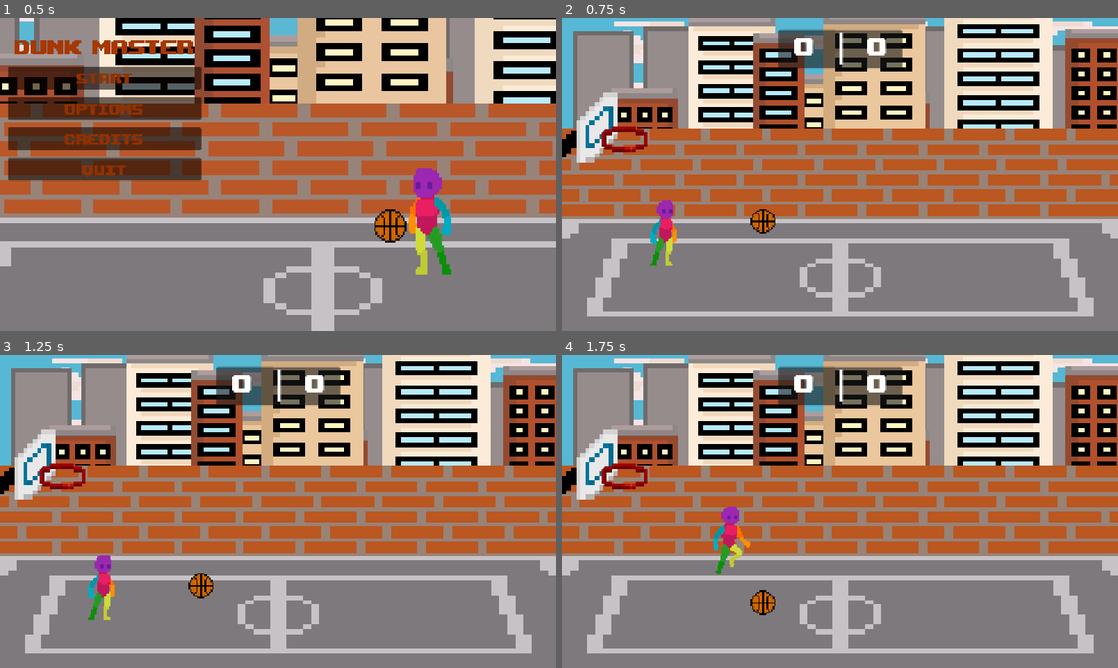
Above: before the commit, frames 1-4 (two rows, left to right).
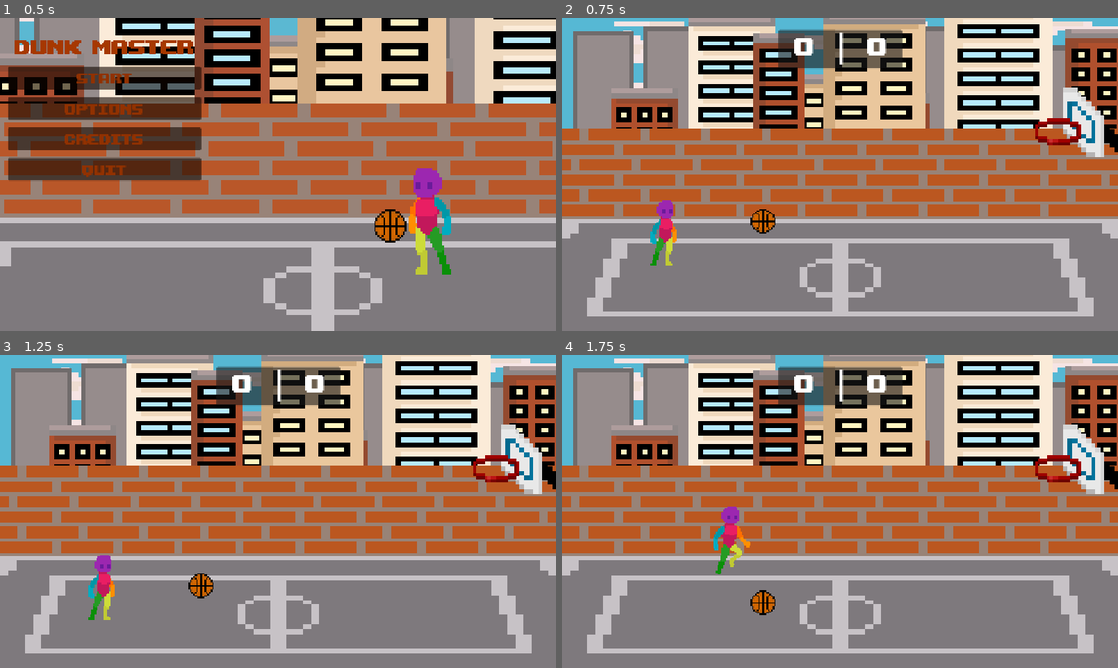
Above: after the commit, the same moments.

Repository: GAMES-FORGED-SENAC/DunkMaster
Game: Godot game, scene res://projeto-dunkmaster/menu.tscn
Same seed, same stepped clock (60 frames per second), same inputs: the game is played once before the commit and once after it.
Inputs:
- Up to frame 1 (0.5 s): no input
- Up to frame 2 (0.75 s): click "start" at 0.5 s
- Up to frame 3 (1.25 s): no input
- Up to frame 4 (1.75 s): tap Enter (ui_accept) at 1.25 s; hold D (direita_J1) from 1.28 s (still down); tap Q (joga) at 1.35 s; tap W (pula_J1) at 1.52 s

Frame 1 is identical in both runs. In frame 2, 3.2% of the frame differs, in the area x 0-100%, y 22-47%; in frame 3, 3.2%; in frame 4, 3.2%.

Commit message:
sistema de pause
sim

Diff:
--- a/projeto-dunkmaster/base_cesta.tscn
+++ b/projeto-dunkmaster/base_cesta.tscn
@@ -11,7 +11,8 @@
 [node name="Sprite2D" type="Sprite2D" parent="."]
 scale = Vector2(8, 8)
 texture = ExtResource("1_ch2ip")
+flip_h = true
 
 [node name="CollisionShape2D" type="CollisionShape2D" parent="."]
-position = Vector2(-6.66667, -8)
+position = Vector2(6.667, 8)
 shape = SubResource("RectangleShape2D_gtvee")
--- a/projeto-dunkmaster/cesta.tscn
+++ b/projeto-dunkmaster/cesta.tscn
@@ -19,6 +19,7 @@
 [node name="Sprite2D" type="Sprite2D" parent="."]
 scale = Vector2(5, 5)
 texture = ExtResource("1_8vklj")
+flip_h = true
 
 [node name="CollisionShape2D" type="CollisionShape2D" parent="."]
 position = Vector2(-37, 4)
--- a/projeto-dunkmaster/main.tscn
+++ b/projeto-dunkmaster/main.tscn
@@ -11,16 +11,16 @@
 [ext_resource type="FontFile" uid="uid://bejay4b5kdhbq" path="res://upheavtt.ttf" id="8_5vw27"]
 [ext_resource type="PackedScene" uid="uid://cvotf01nrp1wf" path="res://cesta.tscn" id="9_kek77"]
 [ext_resource type="PackedScene" uid="uid://baobfb2enrxh4" path="res://base_cesta.tscn" id="10_efxa6"]
-[ext_resource type="Script" uid="uid://dknujk07g8r4w" path="res://pause.gd" id="12_dg77c"]
+[ext_resource type="PackedScene" uid="uid://d4lb8ysoafqml" path="res://nao_sei.tscn" id="12_dg77c"]
 
 [sub_resource type="RectangleShape2D" id="RectangleShape2D_272bh"]
-size = Vector2(75, 720)
+size = Vector2(75, 1190)
 
 [sub_resource type="RectangleShape2D" id="RectangleShape2D_0xm2m"]
 size = Vector2(1152, 104)
 
 [sub_resource type="RectangleShape2D" id="RectangleShape2D_5vw27"]
-size = Vector2(1296, 101)
+size = Vector2(1296, 48)
 
 [node name="Node2D" type="Node2D"]
 script = ExtResource("1_4c57u")
@@ -29,11 +29,11 @@
 position = Vector2(0, 576)
 
 [node name="parede" type="CollisionShape2D" parent="paredes"]
-position = Vector2(-37.5, -288)
+position = Vector2(-37.5, -405)
 shape = SubResource("RectangleShape2D_272bh")
 
 [node name="parede2" type="CollisionShape2D" parent="paredes"]
-position = Vector2(1187, -288)
+position = Vector2(1187, -406)
 shape = SubResource("RectangleShape2D_272bh")
 
 [node name="ParallaxBackground" type="ParallaxBackground" parent="."]
@@ -98,7 +98,7 @@
 [node name="StaticBody2D" type="StaticBody2D" parent="."]
 
 [node name="CollisionShape2D" type="CollisionShape2D" parent="StaticBody2D"]
-position = Vector2(576, -122.5)
+position = Vector2(576, -448)
 shape = SubResource("RectangleShape2D_5vw27")
 
 [node name="Panel" type="Panel" parent="."]
@@ -141,41 +141,13 @@
 text = "|"
 
 [node name="StaticBody2D2" parent="." instance=ExtResource("10_efxa6")]
-position = Vector2(76, 231)
+position = Vector2(1076, 220)
 
 [node name="CharacterBody2D2" parent="." instance=ExtResource("7_272bh")]
 position = Vector2(416, 408)
 
+[node name="CanvasLayer" parent="." instance=ExtResource("12_dg77c")]
+visible = false
+
 [node name="cesta" parent="." instance=ExtResource("9_kek77")]
-position = Vector2(128, 248)
-
-[node name="CanvasLayer" type="CanvasLayer" parent="."]
-script = ExtResource("12_dg77c")
-
-[node name="Panel" type="Panel" parent="CanvasLayer"]
-offset_left = 320.0
-offset_top = 160.0
-offset_right = 832.0
-offset_bottom = 392.0
-
-[node name="Label" type="Label" parent="CanvasLayer/Panel"]
-layout_mode = 0
-offset_left = 8.0
-offset_top = 8.0
-offset_right = 503.0
-offset_bottom = 52.0
-theme_override_fonts/font = ExtResource("8_5vw27")
-theme_override_font_sizes/font_size = 48
-text = "Você pausou o jogo!"
-
-[node name="Button" type="Button" parent="CanvasLayer/Panel"]
-layout_mode = 0
-offset_left = 24.0
-offset_top = 152.0
-offset_right = 80.0
-offset_bottom = 200.0
-theme_override_fonts/font = ExtResource("8_5vw27")
-theme_override_font_sizes/font_size = 18
-text = "VOLTAR"
-
-[connection signal="pressed" from="CanvasLayer/Panel/Button" to="." method="_on_button_pressed"]
+position = Vector2(1028, 232)
--- a/projeto-dunkmaster/nao_sei.tscn
+++ b/projeto-dunkmaster/nao_sei.tscn
@@ -1,3 +1,43 @@
-[gd_scene format=3 uid="uid://d4lb8ysoafqml"]
+[gd_scene load_steps=3 format=3 uid="uid://d4lb8ysoafqml"]
 
-[node name="PAUSE" type="Node2D"]
+[ext_resource type="Script" uid="uid://dqs8uhsirh1xs" path="res://pause_menu.gd" id="1_wb2vt"]
+[ext_resource type="FontFile" uid="uid://bejay4b5kdhbq" path="res://upheavtt.ttf" id="2_3ni56"]
+
+[node name="CanvasLayer" type="CanvasLayer"]
+script = ExtResource("1_wb2vt")
+
+[node name="ColorRect" type="ColorRect" parent="."]
+modulate = Color(0, 0, 0, 0.380392)
+offset_right = 1152.0
+offset_bottom = 648.0
+
+[node name="Label" type="Label" parent="."]
+anchors_preset = 5
+anchor_left = 0.5
+anchor_right = 0.5
+offset_left = -334.0
+offset_top = 235.0
+offset_right = 335.0
+offset_bottom = 263.0
+grow_horizontal = 2
+theme_override_fonts/font = ExtResource("2_3ni56")
+theme_override_font_sizes/font_size = 30
+text = "O jogo esta pausado se você não percebeu"
+
+[node name="Button" type="Button" parent="."]
+offset_left = 376.0
+offset_top = 320.0
+offset_right = 508.0
+offset_bottom = 357.0
+theme_override_fonts/font = ExtResource("2_3ni56")
+theme_override_font_sizes/font_size = 32
+text = "  Menu  "
+
+[node name="Button2" type="Button" parent="."]
+offset_left = 640.0
+offset_top = 320.0
+offset_right = 762.0
+offset_bottom = 357.0
+theme_override_fonts/font = ExtResource("2_3ni56")
+theme_override_font_sizes/font_size = 32
+text = " Voltar "
--- /dev/null
+++ b/projeto-dunkmaster/pause_menu.gd
@@ -0,0 +1,20 @@
+extends CanvasLayer
+
+var esta_pausado = false
+@onready var painel_pause: CanvasLayer = $"."
+
+func _ready() -> void:
+	painel_pause.visible = false
+	get_tree().paused = false
+	process_mode = Node.PROCESS_MODE_ALWAYS
+
+func _process(delta: float) -> void:
+	if Input.is_action_just_pressed("menu"):
+		if not esta_pausado:
+			get_tree().paused = true
+			esta_pausado = true
+			painel_pause.visible = true
+		else:
+			get_tree().paused = false
+			esta_pausado = false
+			painel_pause.visible = false
--- /dev/null
+++ b/projeto-dunkmaster/personagem2.tscn
@@ -0,0 +1,3 @@
+[gd_scene format=3 uid="uid://832h5i011yok"]
+
+[node name="CharacterBody2D" type="CharacterBody2D"]
Not shown, added: projeto-dunkmaster/pause_menu.gd.uid
